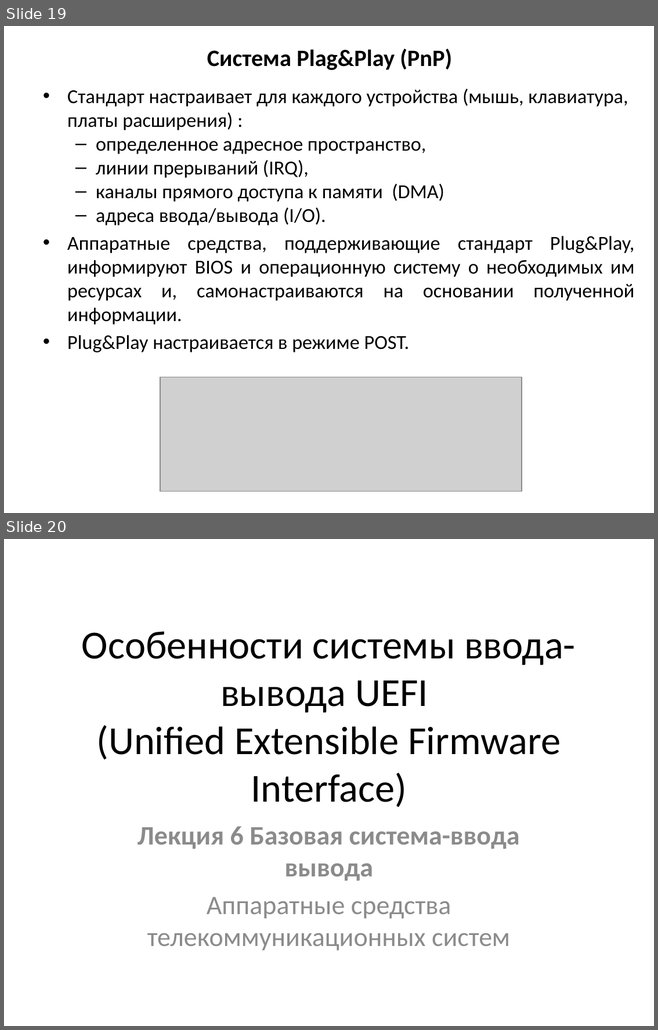
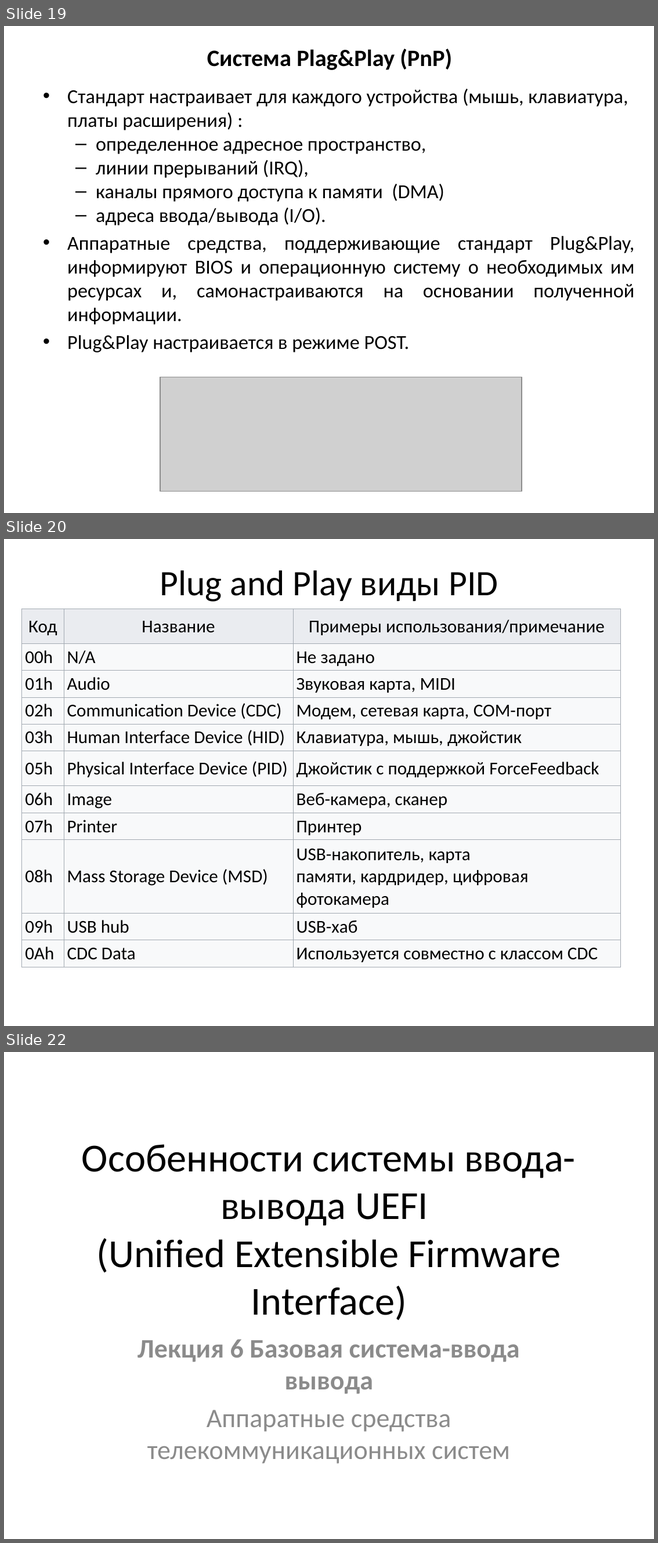
Before and after one commit to MVRonkin/arch_comp_sys, a slide deck: 2023 весна/лекции/Лекция 7_2 нов.pptx. Shown one above the other, each under a label of ours: slides 19 and 20 before the commit, slides 19, 20 and 22 after it; the slides between them are not shown. The pictures are 658x1030 and 658x1543 pixels, drawn with LibreOffice and Linux fonts; fonts in the diff are those of the drawing; grey boxes stand for pictures. Boxes give left, top, right and bottom in pixels: in the first picture for what was removed or moved away, otherwise in the second. Text is boxed around its words. In the diff, an @@ line names an element or a change of style, - is before the commit and + after.

```diff
--- a/2023 весна/лекции/Лекция 7_2 нов.pptx
+++ b/2023 весна/лекции/Лекция 7_2 нов.pptx
@@ slide 20 added at [4,539,654,1026], background #FFFFFF @@
@@ title added at [160,570,498,602], 39.6 pt, text #000000 @@
+Plug and Play виды PID
@@ table added at [22,609,621,967], 11 rows, 3 columns @@
+Код | Название | Примеры использования/примечание
+00h | N/A | Не задано
+01h | Audio | Звуковая карта, MIDI
+02h | Communication Device (CDC) | Модем, сетевая карта, COM-порт
+03h | Human Interface Device (HID) | Клавиатура, мышь, джойстик
+05h | Physical Interface Device (PID) | Джойстик с поддержкой ForceFeedback
+06h | Image | Веб-камера, сканер
+07h | Printer | Принтер
+08h | Mass Storage Device (MSD) | USB-накопитель, карта памяти, кардридер, цифровая фотокамера
+09h | USB hub | USB-хаб
+0Ah | CDC Data | Используется совместно с классом CDC
@@ what was slide 20 is now slide 22 @@
```
Also in this commit, not shown: 4 slides changed, 1 other slide added, 12 other files.
